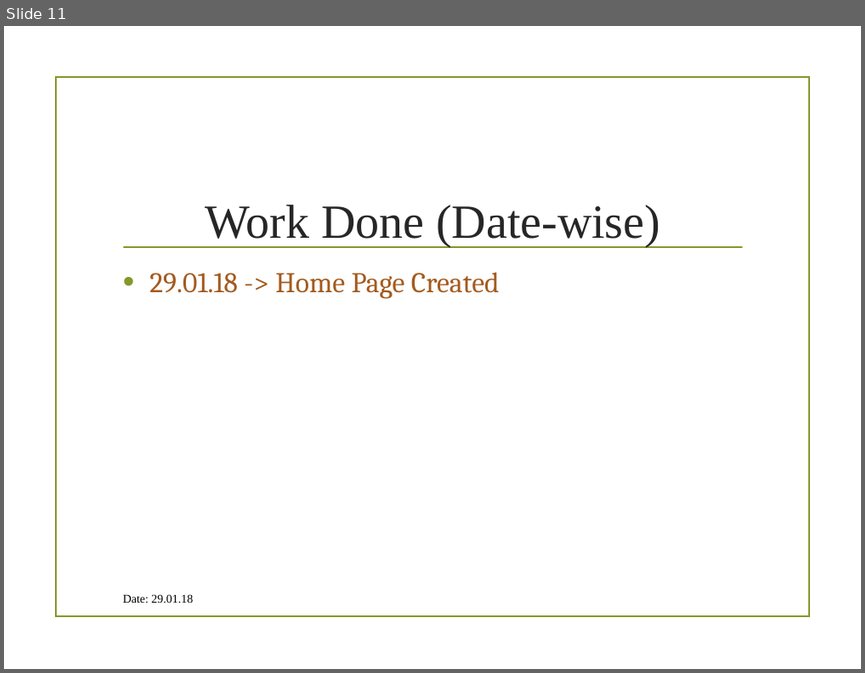
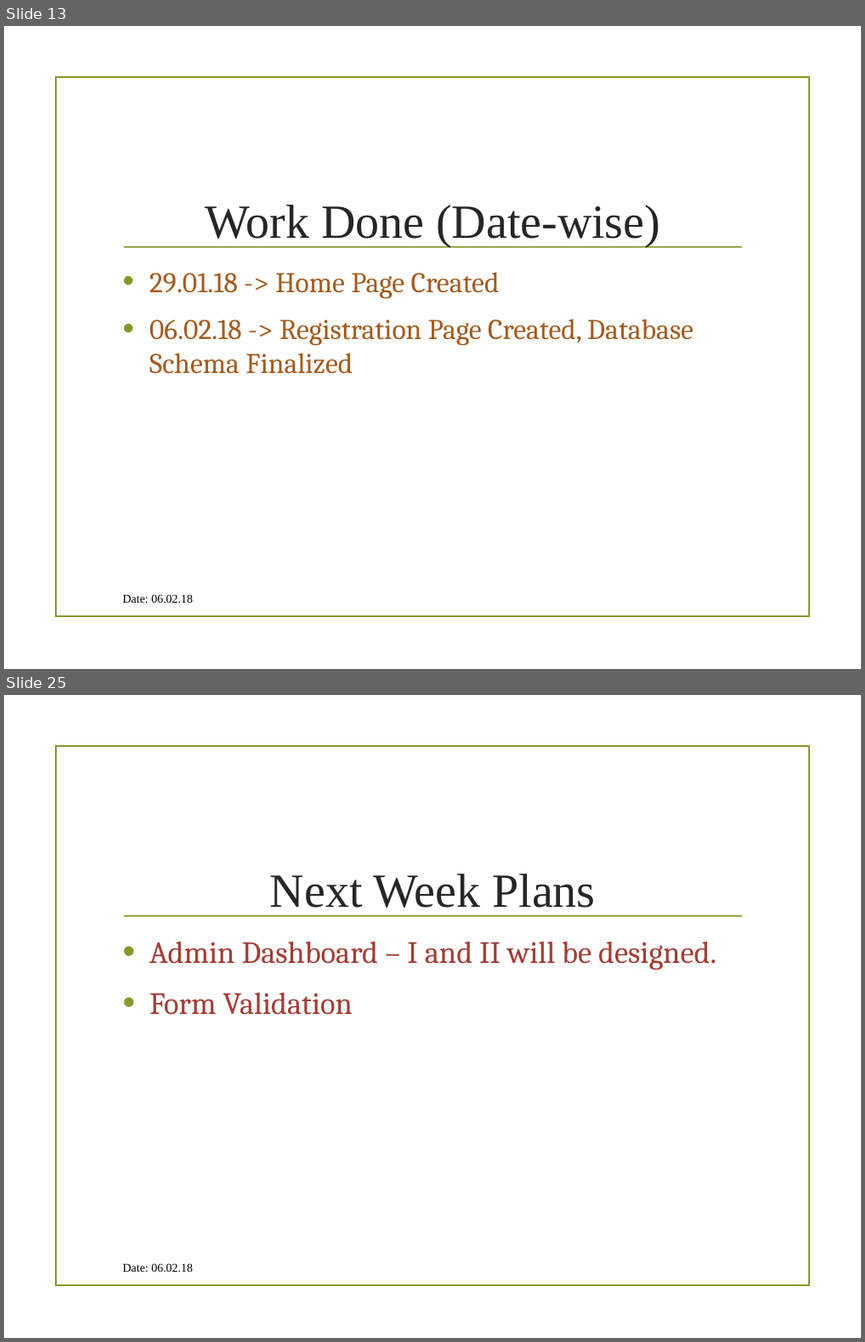
Before and after one commit to MehrotraSoham/Student-Information-System, a slide deck: Internet And Web Technology Lab IT-652.pptx. Shown one above the other, each under a label of ours: slide 11 before the commit, slides 13 and 25 after it; the slides between them are not shown. The pictures are 865x673 and 865x1342 pixels, drawn with LibreOffice and Linux fonts; fonts in the diff are those of the drawing; background and template pictures are left out. Boxes give left, top, right and bottom in pixels: in the first picture for what was removed or moved away, otherwise in the second. Text is boxed around its words. In the diff, an @@ line names an element or a change of style, - is before the commit and + after.

Commit message:
Registration Added -- Soham

```diff
--- a/Internet And Web Technology Lab IT-652.pptx
+++ b/Internet And Web Technology Lab IT-652.pptx
@@ slide 25 added at (4, 695, 861, 1338), background picture (left out); not listed: 2 template elements that a slide beside it also shows @@
@@ text added at (270, 873, 595, 916), 40 pt, text #262626 @@
+Next Week Plans
@@ text added at (149, 941, 716, 1015), 26 pt, text #A23C33 @@
+• Admin Dashboard – I and II will be designed.
+• Form Validation
@@ text added at (123, 1263, 193, 1271), 10 pt, text #000000 @@
+Date: 06.02.18
@@ what was slide 11 is now slide 13 @@
@@ slide 13 changed as well @@
@@ text at (149, 318, 693, 374): paragraph added @@
+• 06.02.18 -> Registration Page Created, Database Schema Finalized
@@ text at (123, 594, 193, 602): text changed @@
-Date: 29.01.18
+Date: 06.02.18
```
Also in this commit, not shown: 10 other slides changed, 11 other slides added, 2 other files.
